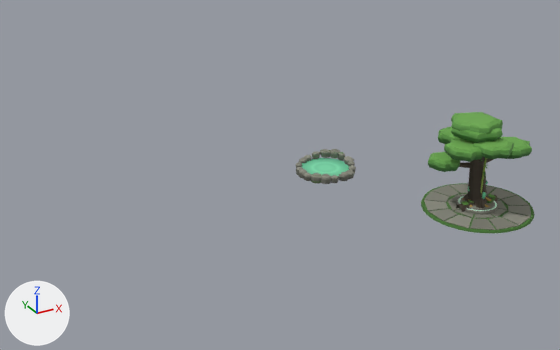
The FBX model assets/world/JadeGrove/JadeGrove_Props.fbx: old version first, new version second.
Rendered twice from a 50 mm lens placed at (-118.1, -120.0, 78.6), pointed at (-38.5, 24.7, 6.3). Arrows for +X, +Y and +Z are at lower left; the lights stay in place. The picture after the commit comes second. Vertices at exactly the same position are counted once.

The scene before the commit, as lines of its bpy script (objects in view):
```python
me_jg_ancienttreea = bpy.data.meshes.new('JG_AncientTreeA')
me_jg_ancienttreea.from_pydata(...)  # 904 vertices, 966 faces; spans x -12.3..11.4, y -10.0..11.3, z -1.7..21.5
me_jg_ancienttreea.materials.append(mat_jadegrove_mat)  # picture img_jadegrove_island_atlas_png
me_jg_hollowrim = bpy.data.meshes.new('JG_HollowRim')
me_jg_hollowrim.from_pydata(...)  # 594 vertices, 576 faces; spans x -18.7..-1.3, y 41.4..58.4, z -8.4..-4.4
me_jg_hollowrim.materials.append(mat_jadegrove_mat)  # picture img_jadegrove_island_atlas_png
me_jg_hollowwater = bpy.data.meshes.new('JG_HollowWater')
me_jg_hollowwater.from_pydata(...)  # 29 vertices, 28 faces; spans x -17.2..-2.8, y 42.8..57.2, z -7.2
me_jg_hollowwater.materials.append(mat_jadegrove_mat)  # picture img_jadegrove_island_atlas_png
ob_jg_ancienttreea = bpy.data.objects.new('JG_AncientTreeA', me_jg_ancienttreea)
ob_jg_ancienttreea.location = (0.0, 0.0, 0.0)
ob_jg_hollowrim = bpy.data.objects.new('JG_HollowRim', me_jg_hollowrim)
ob_jg_hollowrim.location = (0.0, 0.0, 0.0)
ob_jg_hollowwater = bpy.data.objects.new('JG_HollowWater', me_jg_hollowwater)
ob_jg_hollowwater.location = (0.0, 0.0, 0.0)
# also in view: 'JG_GladeFloor' at (0.0, 0.0, -0.3); 'JG_AncientTreeB' at (-1.1, 2.7, 9.3)
```
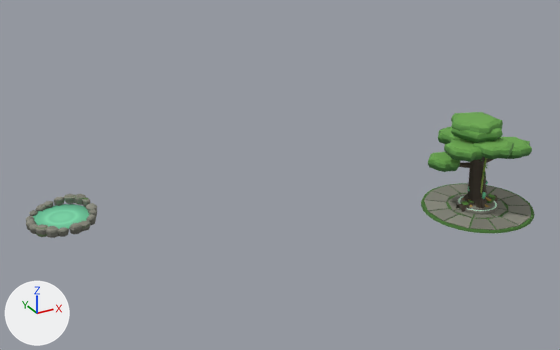
The change in detail:
me_jg_hollowrim is used by ob_jg_hollowrim; location (0.0, 0.0, 0.0).
me_jg_hollowrim had 594 vertices, 576 faces and spanned x -18.7..-1.3, y 41.4..58.4, z -8.4..-4.4.
me_jg_hollowrim now has 594 vertices, 576 faces and spans x -91.5..-74.1, y 46.4..63.3, z -8.4..-4.3.
me_jg_hollowrim part 2: the whole mesh is moved by (-72.8, 5.0, 0.0).
me_jg_hollowwater is used by ob_jg_hollowwater; location (0.0, 0.0, 0.0).
me_jg_hollowwater had 29 vertices, 28 faces and spanned x -17.2..-2.8, y 42.8..57.2, z -7.2.
me_jg_hollowwater now has 29 vertices, 28 faces and spans x -90.0..-75.6, y 47.79..62.19, z -7.2.
me_jg_hollowwater part 1: the whole mesh is moved by (-72.8, 4.99, 0.0).

Changed parts and their boxes [x1, y1, x2, y2] in the pictures (560 x 350 px):
'JG_HollowRim', moved: before [296, 149, 356, 184]; after [26, 194, 97, 238]
'JG_HollowWater', moved: before [301, 158, 349, 176]; after [33, 204, 89, 229]
